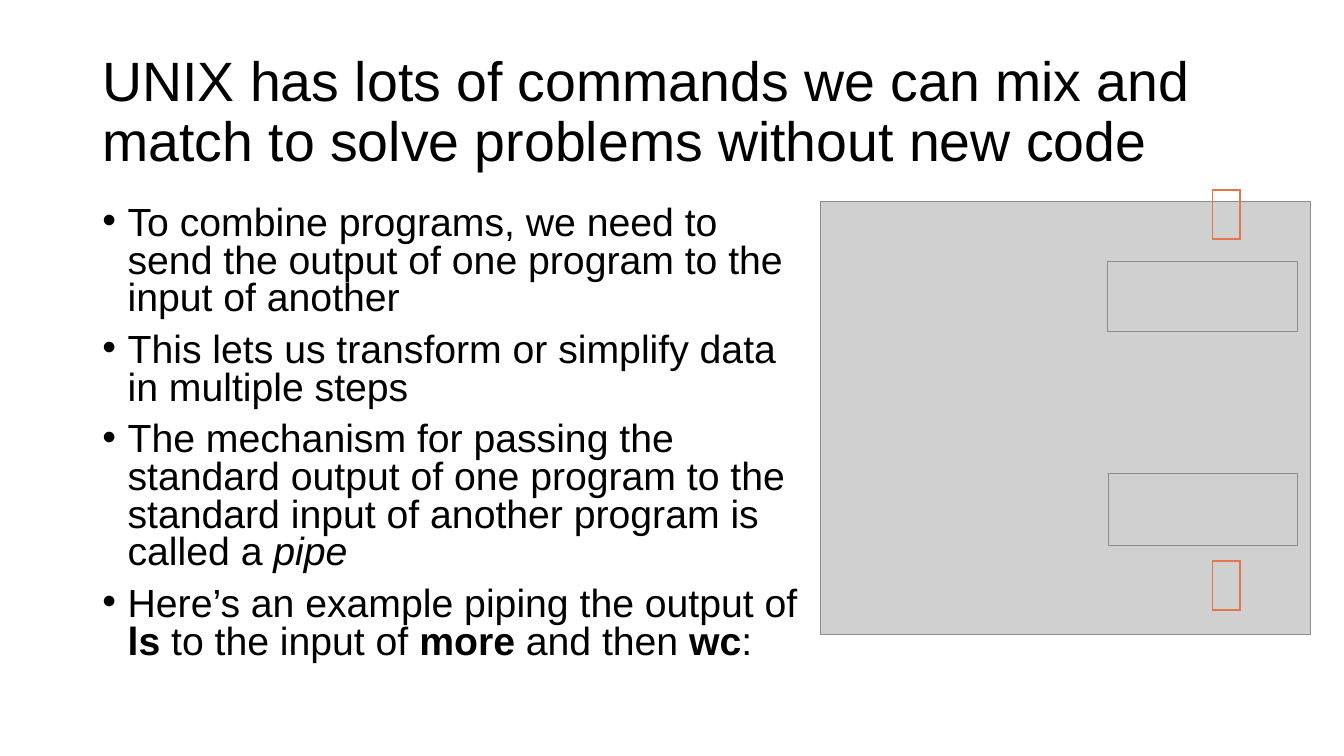
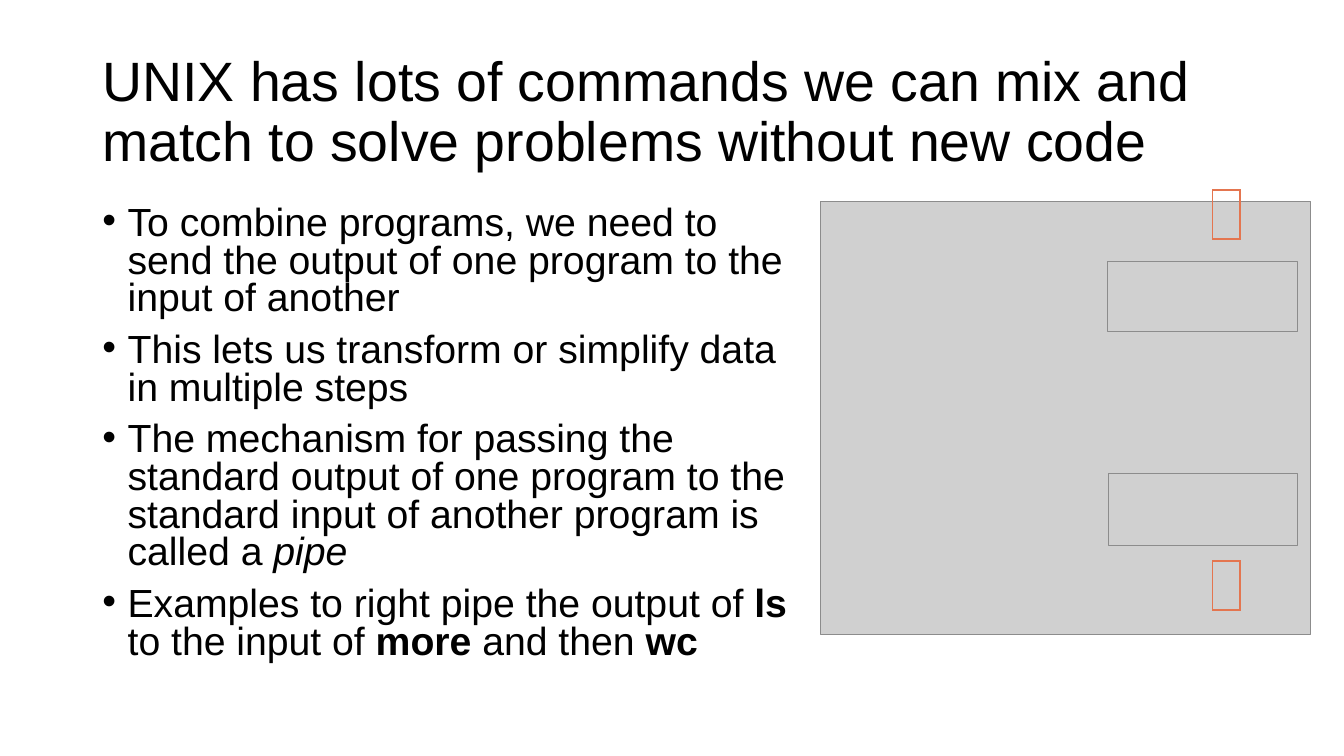
Before and after one commit to parrt/msds692, a slide deck: slide 3 of notes/streams.pptx. Drawn at 1344x756 pixels with LibreOffice and Linux fonts; fonts in the diff are those of the drawing; grey boxes stand for pictures; background and template pictures are left out. Boxes give left, top, right and bottom in pixels: in the first picture for what was removed or moved away, otherwise in the second. Text is boxed around its words. In the diff, an @@ line names an element or a change of style, - is before the commit and + after.

```diff
--- a/notes/streams.pptx
+++ b/notes/streams.pptx
@@ text at <box>128,588,787,663</box>: text changed @@
-• Here’s an example piping the output of ls to the input of more and then wc:
+• Examples to right pipe the output of ls to the input of more and then wc
```
Also in this commit, not shown: 6 other slides changed, 1 slide added, 2 other files.
